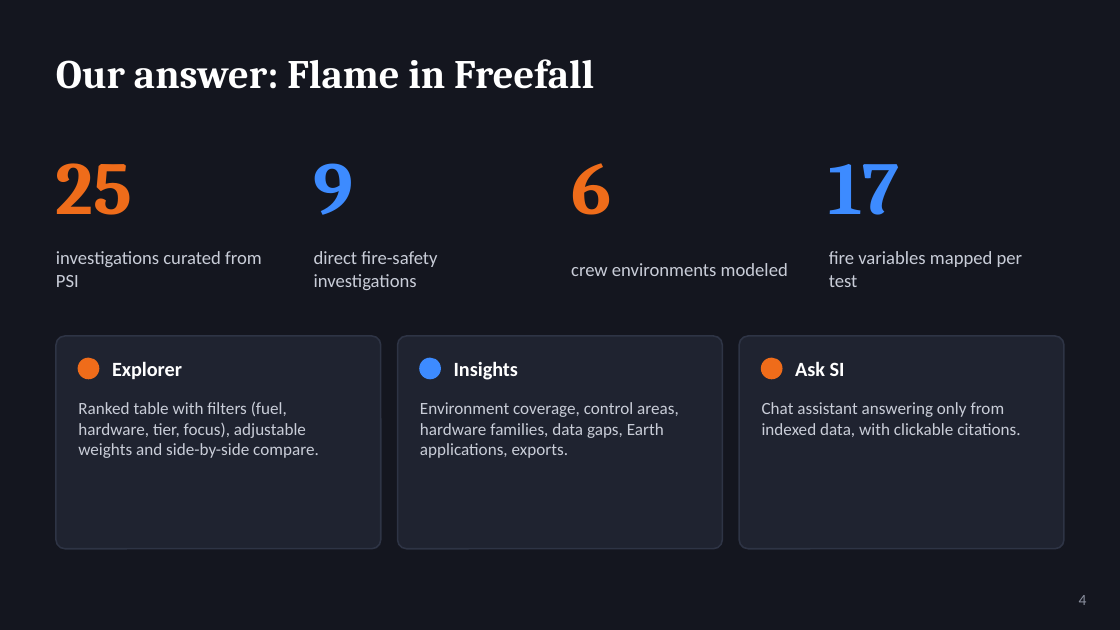
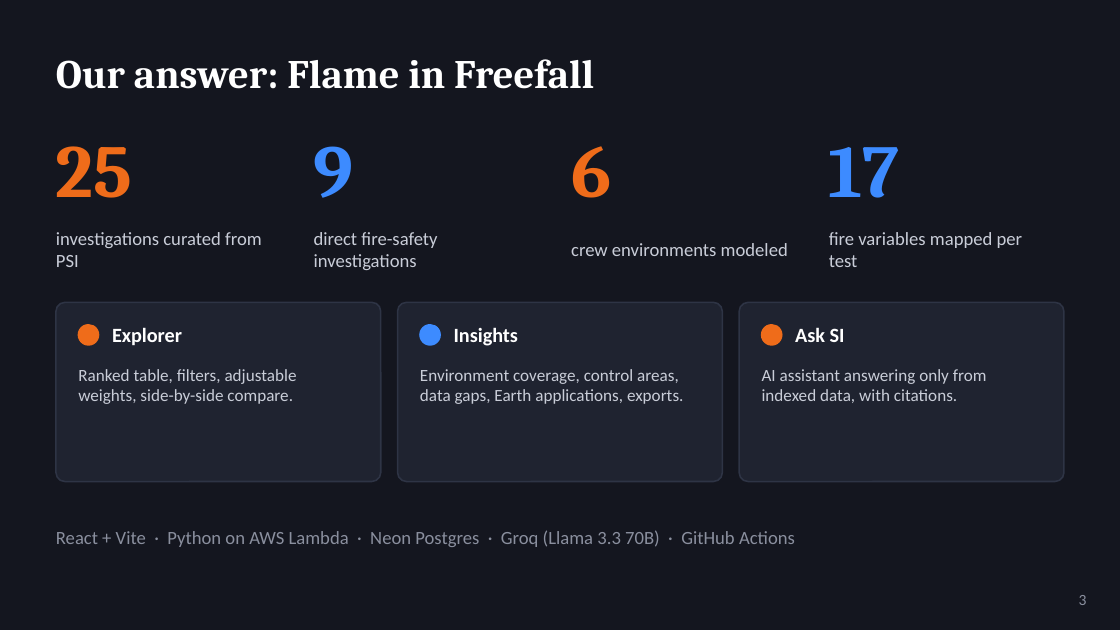
Before and after one commit to Real-Vicinic/F-I-F, a slide deck: slide 3 of docs/Flame_in_Freefall_Presentation.pptx (slide 4 before the commit). Drawn at 1120x630 pixels with LibreOffice and Linux fonts; fonts in the diff are those of the drawing. Boxes give left, top, right and bottom in pixels: in the first picture for what was removed or moved away, otherwise in the second. Text is boxed around its words. In the diff, an @@ line names an element or a change of style, - is before the commit and + after.

```diff
--- a/docs/Flame_in_Freefall_Presentation.pptx
+++ b/docs/Flame_in_Freefall_Presentation.pptx
@@ 4 texts: place and size @@
-4 texts at [56,163,900,215]
+4 texts at [56,146,900,198]
@@ text "investigations curated from PSI": place and size @@
-text "investigations curated from PSI" at [56,251,262,287]
+text "investigations curated from PSI" at [56,232,262,267]
@@ text "direct fire-safety investigations": place and size @@
-text "direct fire-safety investigations" at [314,251,437,290]
+text "direct fire-safety investigations" at [314,232,437,270]
@@ text "crew environments modeled": place and size @@
-text "crew environments modeled" at [571,263,788,276]
+text "crew environments modeled" at [571,243,788,256]
@@ text "fire variables mapped per test": place and size @@
-text "fire variables mapped per test" at [829,251,1023,287]
+text "fire variables mapped per test" at [829,232,1023,267]
@@ rounded rectangle: place and size @@
-rounded rectangle at [56,336,381,549]
+rounded rectangle at [56,302,381,482]
@@ rounded rectangle: place and size @@
-rounded rectangle at [398,336,722,549]
+rounded rectangle at [398,302,722,482]
@@ proportions changed in 3 elements at [56,302,381,482], [398,302,722,482], [739,302,1064,482] @@
@@ rounded rectangle: place and size @@
-rounded rectangle at [739,336,1064,549]
+rounded rectangle at [739,302,1064,482]
@@ 3 texts, 3 ellipses: place and size @@
-3 texts, 3 ellipses at [78,358,845,380]
+3 texts, 3 ellipses at [78,325,845,346]
@@ text at [78,369,297,404]: text changed @@
-Ranked table with filters (fuel, hardware, tier, focus), adjustable weights and side-by-side compare.
+Ranked table, filters, adjustable weights, side-by-side compare.
@@ text at [420,369,683,404]: text changed @@
-Environment coverage, control areas, hardware families, data gaps, Earth applications, exports.
+Environment coverage, control areas, data gaps, Earth applications, exports.
@@ text at [762,369,987,403]: text changed @@
-Chat assistant answering only from indexed data, with clickable citations.
+AI assistant answering only from indexed data, with citations.
@@ text added at [56,530,795,547], 12 pt, text #8A8F9E @@
+React + Vite · Python on AWS Lambda · Neon Postgres · Groq (Llama 3.3 70B) · GitHub Actions
@@ text at [1079,595,1087,605]: text changed @@
-4
+3
```
Also in this commit, not shown: 3 other slides changed, 1 slide added, 7 slides removed.
